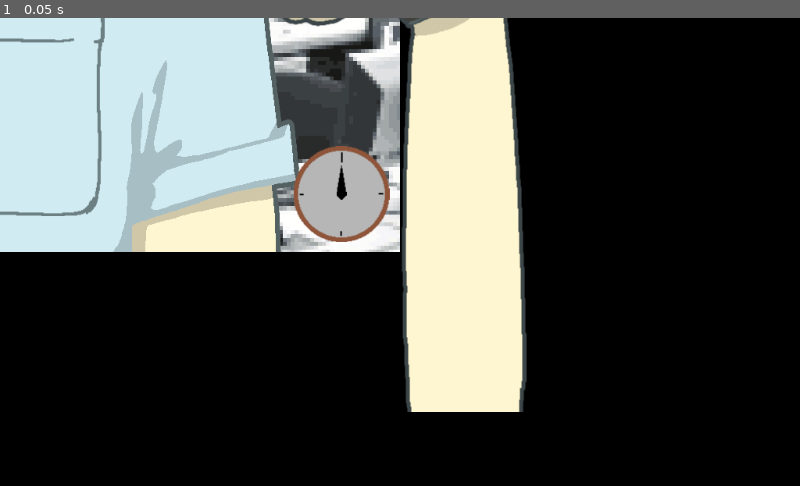
Above: before the commit, frame 1.
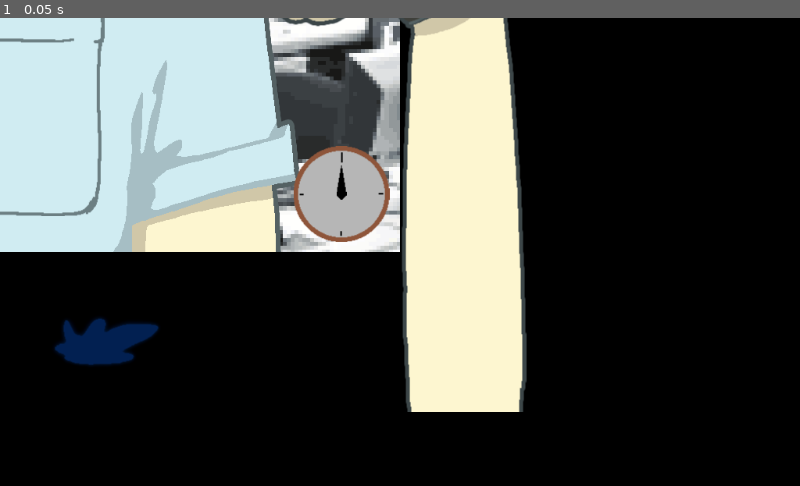
Above: after the commit, the same moment.

Repository: ericdsw/global_game_jam_2020
Game: Godot game, scene res://Screens/MiniGames/PenPocket/PenPocketMinigame.tscn
The game is run twice, just before and just after one commit, with the same random seed, the same clock (stepped at 60 frames per second) and the same inputs. This scene is started directly instead of the project's main scene. Sound files missing from this copy of the repository are replaced by a short silence.
Inputs:
- Up to frame 1 (0.05 s): no input

The runs differ from the first frame. In frame 1, 0.9% of the frame differs, in the area x 6-20%, y 64-75%.

Commit message:
Add Ink fail to PenPocket minigame.

Diff:
--- a/Screens/MiniGames/PenPocket/PenPocketMinigame.gd
+++ b/Screens/MiniGames/PenPocket/PenPocketMinigame.gd
@@ -7,6 +7,8 @@
 onready var pen_pos_3 : Vector2 = get_node("Pocket/PenPos3").global_position
 onready var pen_pos_4 : Vector2 = get_node("Pocket/PenPos4").global_position
 
+onready var ink : Sprite = get_node("Ink")
+
 onready var pen_undone_y : float = get_node("PenUndoneY").global_position.y
 onready var pen_done_y : float = get_node("PenDoneY").global_position.y
 
@@ -15,6 +17,9 @@
 
 onready var finger : Position2D = get_node("Finger")
 onready var finger_tween : Tween = get_node("FingerTween")
+onready var thumbs_up : Sprite = get_node("ThumbsUp")
+onready var thumbs_up_pos : Vector2 = get_node("ThumbsUpPosition").global_position
+onready var thumbs_up_tween : Tween = get_node("ThumbsUpTween")
 
 onready var pen_tex_1 : Texture = preload("res://Resources/PenPocket/PenT1.png")
 onready var pen_tex_2 : Texture = preload("res://Resources/PenPocket/PenT2.png")
@@ -61,19 +66,34 @@
 	.on_failure()
 	$OofPlayer.play()
 
+	get_tree().create_timer(0.7).connect("timeout", self, "_oof_done")
+
+func _spawn_ink() -> void:
+	ink.global_position = Vector2(pen_array[current_pen].global_position.x, $InkY.global_position.y)
+
+func _oof_done():
+	request_next()
+
+func on_success() -> void:
+	.on_success()
+
+	thumbs_up_tween.interpolate_property(thumbs_up, "global_position", thumbs_up.global_position, thumbs_up_pos, 0.5, Tween.TRANS_LINEAR, Tween.EASE_IN)
+	thumbs_up_tween.start()
+
 func _process(delta : float) -> void:
 	if state == State.PRESSING:
 		if Input.is_action_pressed("click"):
 			pen_array[current_pen].global_position.y += units_per_second * delta
 			finger.global_position.y += units_per_second * delta
 		if Input.is_action_just_released("click"):
-			if abs(pen_array[current_pen].global_position.y - pen_done_y) <= 5:
+			if abs(pen_array[current_pen].global_position.y - pen_done_y) <= leeway:
 				pen_array[current_pen].global_position = aligned_pen_array[current_pen]
 				finger.global_position = aligned_finger_array[current_pen]
 				_put_finger_in_next_pen()
 
-		if pen_array[current_pen].global_position.y > pen_done_y + 5:
+		if pen_array[current_pen].global_position.y > pen_done_y + leeway:
 			state = State.FAILED
+			_spawn_ink()
 			on_failure()
 
 func _spawn_pens(_undone_amount : int = 1) -> void:
@@ -158,3 +178,9 @@
 # connected via UI.
 func _on_FingerTween_tween_completed(object : Object, key : String) -> void:
 	state = State.PRESSING
+
+func _on_ThumbsUpTween_tween_completed(object, key):
+	get_tree().create_timer(0.5).connect("timeout", self, "_thumbs_up_timeout")
+
+func _thumbs_up_timeout() -> void:
+	request_next()
--- a/Screens/MiniGames/PenPocket/PenPocketMinigame.tscn
+++ b/Screens/MiniGames/PenPocket/PenPocketMinigame.tscn
@@ -6,10 +6,14 @@
 [ext_resource path="res://Resources/PenPocket/PocketT.png" type="Texture" id=4]
 [ext_resource path="res://Resources/PenPocket/BGT.png" type="Texture" id=5]
 [ext_resource path="res://Resources/Sounds/FixPens/Oof Normal Sound.wav" type="AudioStream" id=6]
+[ext_resource path="res://Resources/PenPocket/SuccessT.png" type="Texture" id=7]
+[ext_resource path="res://Resources/PenPocket/InkT.png" type="Texture" id=8]
 
 [node name="PenPocketMinigame" instance=ExtResource( 1 )]
 script = ExtResource( 2 )
 duration = 2.0
+no_overlay_for_success = true
+no_overlay_for_fail = true
 
 [node name="Background" type="Sprite" parent="." index="2"]
 texture = ExtResource( 5 )
@@ -55,4 +59,21 @@
 
 [node name="OofPlayer" type="AudioStreamPlayer" parent="." index="11"]
 stream = ExtResource( 6 )
+
+[node name="ThumbsUpPosition" type="Position2D" parent="." index="12"]
+position = Vector2( -515.079, 1.91278 )
+
+[node name="ThumbsUp" type="Sprite" parent="." index="13"]
+position = Vector2( -467.985, 480.549 )
+texture = ExtResource( 7 )
+
+[node name="ThumbsUpTween" type="Tween" parent="." index="14"]
+
+[node name="InkY" type="Position2D" parent="." index="15"]
+position = Vector2( 86.2283, 258.685 )
+
+[node name="Ink" type="Sprite" parent="." index="16"]
+position = Vector2( 135.975, 414.559 )
+texture = ExtResource( 8 )
 [connection signal="tween_completed" from="FingerTween" to="." method="_on_FingerTween_tween_completed"]
+[connection signal="tween_completed" from="ThumbsUpTween" to="." method="_on_ThumbsUpTween_tween_completed"]
Binary file added: Resources/PenPocket/InkT.png
Not shown, added: Resources/PenPocket/InkT.png.import
Binary file added: Resources/PenPocket/SuccessT.png
Not shown, added: Resources/PenPocket/SuccessT.png.import
Not shown: 1 places in Screens/MiniGames/PenPocket/PenPocketMinigame.tscn that only renumber resources
